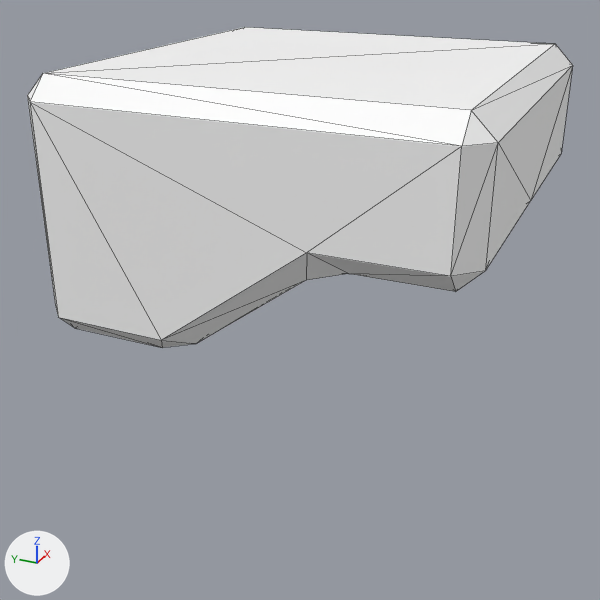
An edit to the glTF model Project/Resources/Model/Tire/Core.gltf, drawn before and after from the same camera.
The view is the same before and after, from a 50 mm camera at (-3.69, -1.53, 1.58) aimed at (-0.13, 0.07, -0.2). Arrows for +X, +Y and +Z are at lower left; the lights stay in place. Mesh edges are drawn as thin lines. Where no turn or scale is listed for an object, it has been applied to the vertices. Vertices at the same position are counted once.

Objects in the first picture: 'Core.001'.
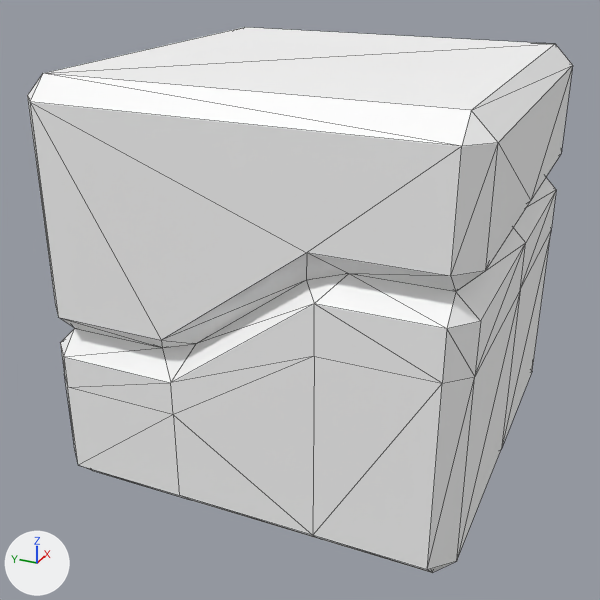
Changed parts and their boxes (x1, y1, x2, y2) in the pictures (600 x 600 px):
'Core.001', reshaped (70% taller)
    before: (27, 27, 573, 348)
    after: (27, 27, 573, 573)
part 1 of me_立方体_003, added
    after: (60, 178, 556, 573)

The edits, one by one:
me_立方体_003 is used by ob_core_001; location (0.0, -0.876, 0.43).
me_立方体_003 had 80 vertices, 156 faces and spanned x -1.0..1.0, y -0.12..1.88, z -0.61..0.57.
me_立方体_003 now has 188 vertices, 368 faces and spans x -1.0..1.0, y -0.12..1.88, z -1.43..0.57.
me_立方体_003 part 1: a new loose piece of 108 vertices spanning x -1.0..1.0, y -0.12..1.88, z -1.43..-0.1, in mat_material (picture img_parts).
